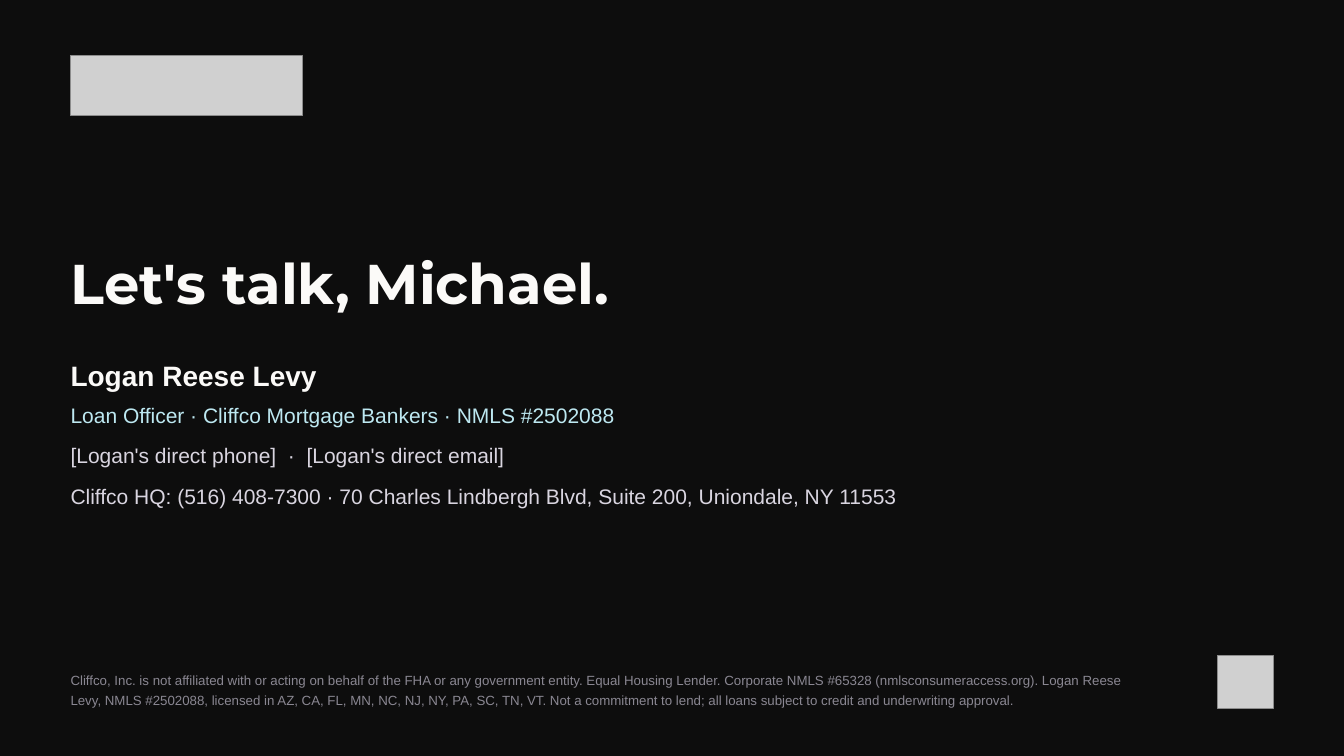
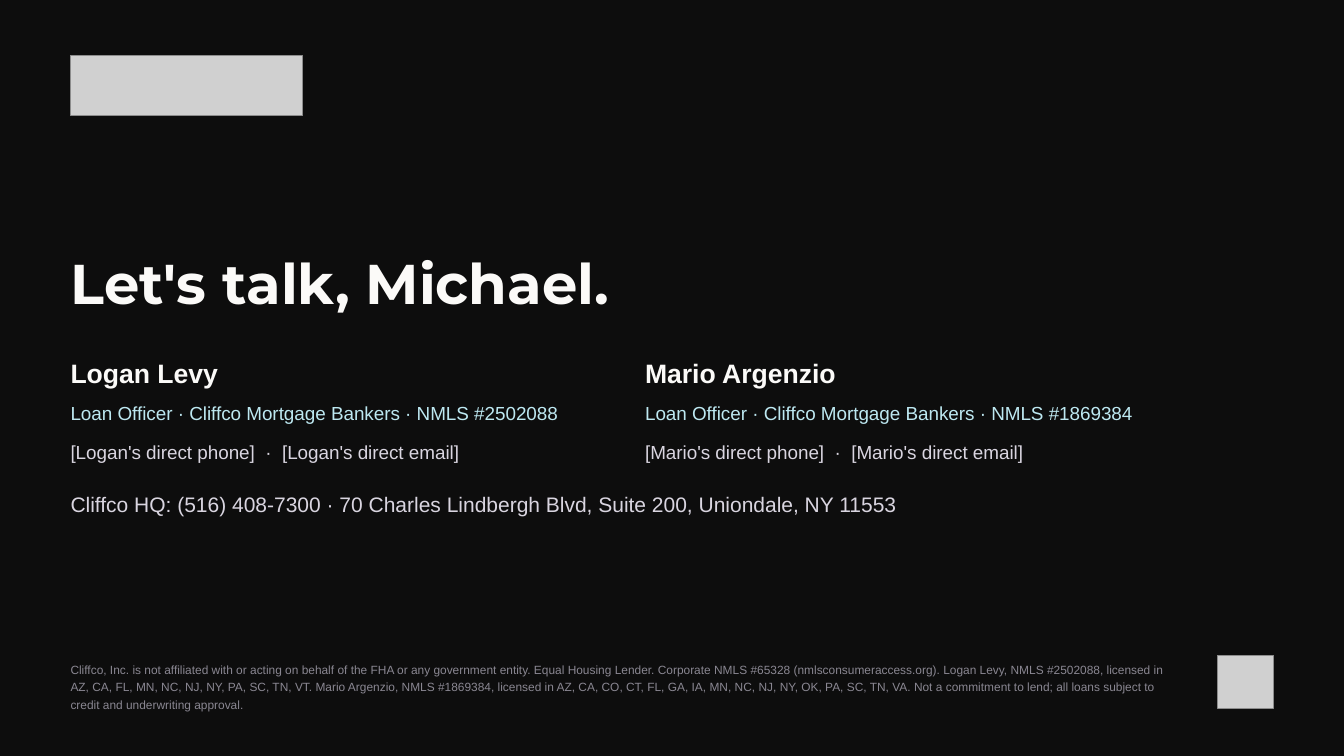
Before and after one commit to loganlevy1/STR, a slide deck: slide 11 of outreach/pitch-decks/cliffco-michael-elefante-partnership.pptx. Drawn at 1344x756 pixels with LibreOffice and Linux fonts; fonts in the diff are those of the drawing; grey boxes stand for pictures. Boxes give left, top, right and bottom in pixels: in the first picture for what was removed or moved away, otherwise in the second. Text is boxed around its words. In the diff, an @@ line names an element or a change of style, - is before the commit and + after.

```diff
--- a/outreach/pitch-decks/cliffco-michael-elefante-partnership.pptx
+++ b/outreach/pitch-decks/cliffco-michael-elefante-partnership.pptx
@@ text at box(71, 364, 217, 388): text changed; size 20 to 19 pt @@
-Logan Reese Levy
+Logan Levy
@@ text added at box(645, 363, 836, 388), 19 pt, text #FBFAF8, bold @@
+Mario Argenzio
@@ text "Loan Officer · Cliffco Mortgage ..." at box(71, 406, 558, 424): size 15 to 13.5 pt @@
@@ text added at box(645, 406, 1133, 424), 13.5 pt, text #BDE8F1 @@
+Loan Officer · Cliffco Mortgage Bankers · NMLS #1869384
@@ text "[Logan's direct phone] · [Logan's ..." at box(71, 445, 459, 463): size 15 to 13.5 pt @@
@@ text added at box(645, 445, 1023, 463), 13.5 pt, text #D9D5E0 @@
+[Mario's direct phone] · [Mario's direct email]
@@ text "Cliffco HQ: (516) 408-7300 · ...": place and size @@
-text "Cliffco HQ: (516) 408-7300 · ..." at box(71, 488, 896, 508)
+text "Cliffco HQ: (516) 408-7300 · ..." at box(71, 496, 896, 516)
@@ text at box(71, 665, 1163, 712): text changed; size 9.5 to 8.5 pt @@
-Cliffco, Inc. is not affiliated with or acting on behalf of the FHA or any government entity. Equal Housing Lender. Corporate NMLS #65328 (nmlsconsumeraccess.org). Logan Reese Levy, NMLS #2502088, licensed in AZ, CA, FL, MN, NC, NJ, NY, PA, SC, TN, VT. Not a commitment to lend; all loans subject to credit and underwriting approval.
+Cliffco, Inc. is not affiliated with or acting on behalf of the FHA or any government entity. Equal Housing Lender. Corporate NMLS #65328 (nmlsconsumeraccess.org). Logan Levy, NMLS #2502088, licensed in AZ, CA, FL, MN, NC, NJ, NY, PA, SC, TN, VT. Mario Argenzio, NMLS #1869384, licensed in AZ, CA, CO, CT, FL, GA, IA, MN, NC, NJ, NY, OK, PA, SC, TN, VA. Not a commitment to lend; all loans subject to credit and underwriting approval.
```
Also in this commit, not shown: 3 other slides changed, 3 other files.
